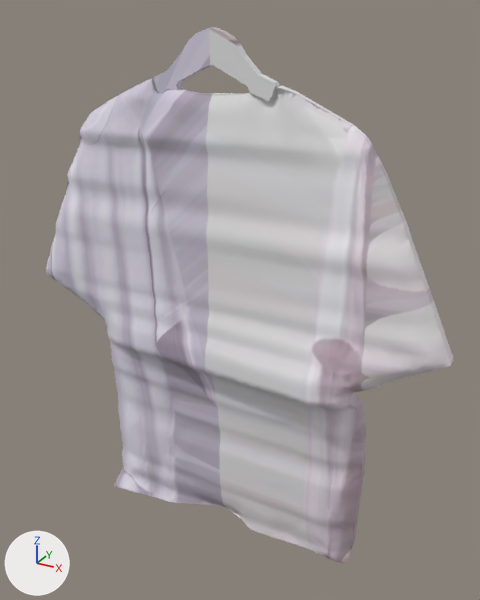
The glTF model public/models/studio.glb, before and after one commit.
Camera for both pictures: a 50 mm camera at (368.0, -612.0, -37.0) aimed at (16.0, 29.0, -357.0). Lighting does not change. The marker at lower left points along +X, +Y and +Z. The older version comes first. Vertices at exactly the same position are counted once.

Objects in the first picture: 'studio'.
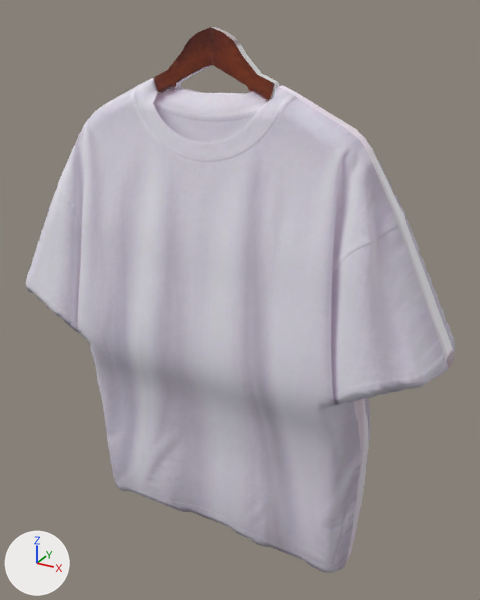
Boxes (x1, y1, x2, y2) around the edits, measured in the pictures (480 x 600 px; the box of a moved part takes in the faces that stretch with it):
```json
{"object": "studio", "change": "reshaped, surface changed", "before": [46, 27, 453, 563], "after": [25, 27, 455, 573]}
{"part": 1, "of": "me_studio", "change": "moved or reshaped", "before": [46, 78, 453, 563], "after": [25, 78, 455, 573]}
{"part": 2, "of": "me_studio", "change": "surface changed", "before": [46, 27, 453, 563], "after": [25, 27, 455, 573]}
```

Scene script edits in JSON lines:
```json
{"block": "me_studio", "where": "# used by ob_studio; location = (0.0, 0.0, 0.0)"}
{"op": "remove", "block": "me_studio", "code": "me_studio.from_pydata(...)  # 8480 vertices, 16952 faces; spans x -269.0..271.0, y -36.0..62.0, z -686.0..-54.0"}
{"op": "add", "block": "me_studio", "code": "me_studio.from_pydata(...)  # 8480 vertices, 16952 faces; spans x -269.0..271.0, y -57.0..85.0, z -686.0..-54.0"}
{"block": "me_studio", "change": "me_studio part 1: 8106 of 8480 vertices moved; they spanned x -269.0..271.0, y -36.0..62.0, z -686.0..-105.0 and now span x -269.0..271.0, y -57.0..85.0, z -686.0..-105.0; mean shift (0.0, -1.0, 0.0); largest move (176.0, 17.0, -408.0) -> (176.0, 72.0, -408.0)"}
{"block": "me_studio", "change": "me_studio part 2: texture (UV) coordinates of 8914 of 16952 faces, centred in x -269.0..271.0, y -35.0..36.0, z -686.0..-55.0, changed; they spanned u 0.08..0.92, v 0.15..0.93 and now span u 0.04..0.76, v 0.15..0.93"}
```
